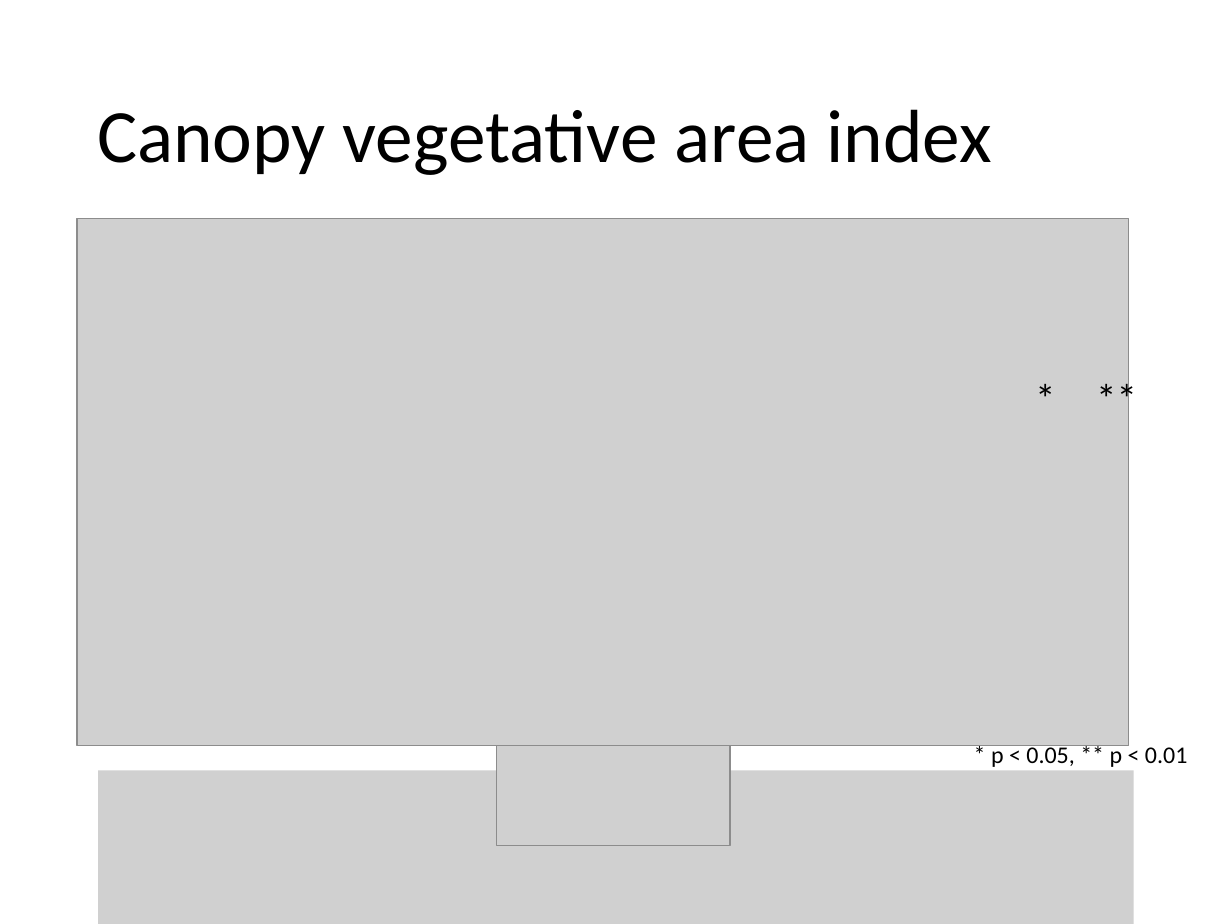
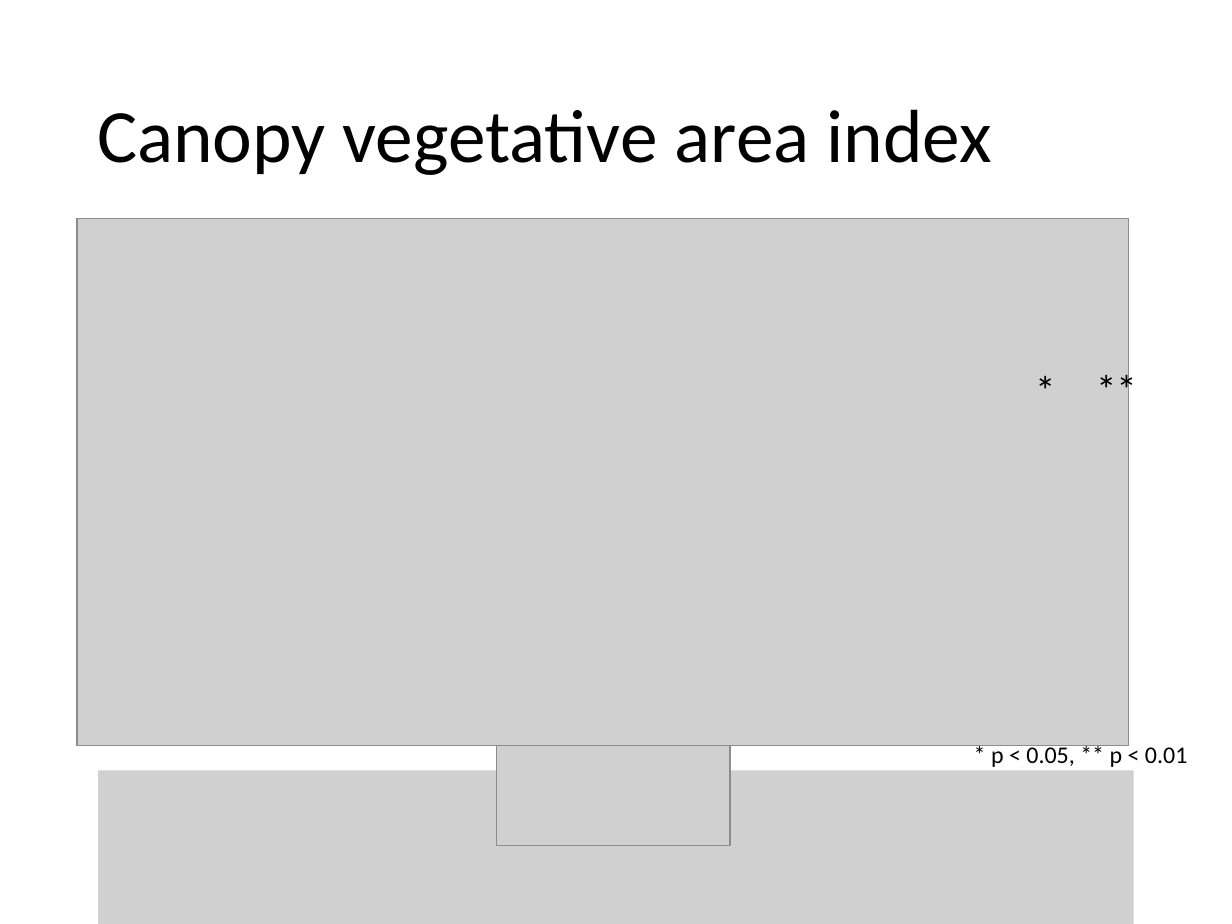
Before and after one commit to lisahaber/forte_subcanopy_leaf_functional_traits, a slide deck: slide 3 of docs/draft_figs_Ch2_manuscript.pptx. Drawn at 1232x924 pixels with LibreOffice and Linux fonts; fonts in the diff are those of the drawing; grey boxes stand for pictures. Boxes give left, top, right and bottom in pixels: in the first picture for what was removed or moved away, otherwise in the second. Text is boxed around its words. In the diff, an @@ line names an element or a change of style, - is before the commit and + after.

```diff
--- a/docs/draft_figs_Ch2_manuscript.pptx
+++ b/docs/draft_figs_Ch2_manuscript.pptx
@@ text "*": place and size @@
-text "*" at (1023, 366, 1051, 428)
+text "*" at (1023, 359, 1051, 420)
@@ text "**" rewrapped from (1084, 367, 1168, 429) to (1084, 357, 1164, 419) @@
```
Also in this commit, not shown: 12 slides added, 39 other files.
